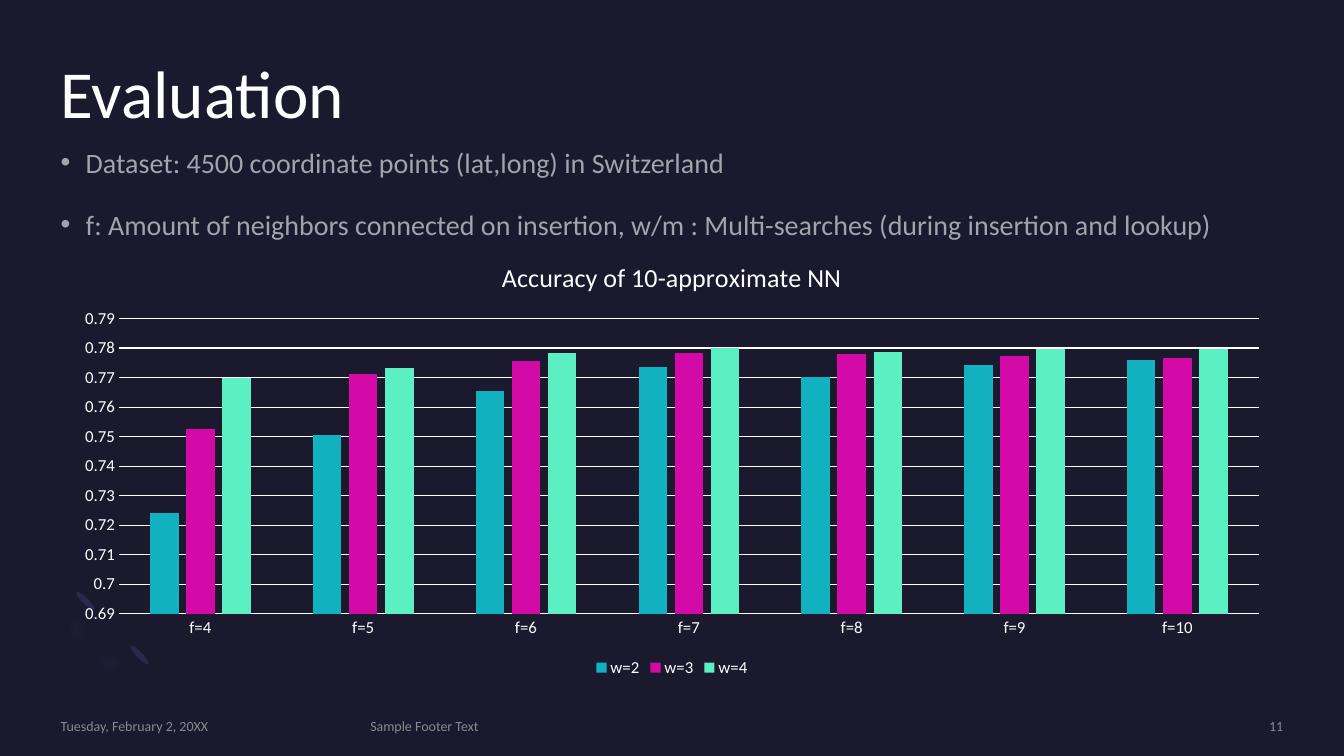
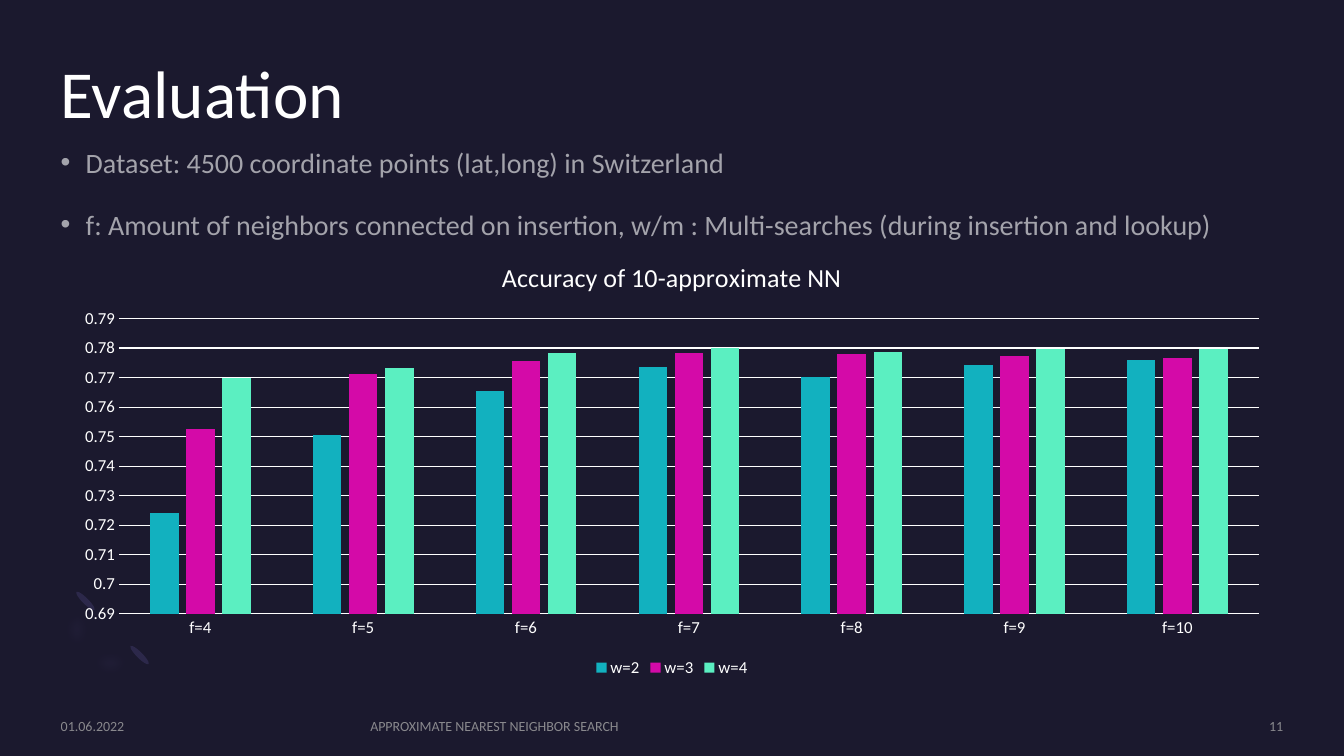
Before and after one commit to Ra0R/approximate-nearest-neighbor, a slide deck: slide 11 of presentation.pptx. Drawn at 1344x756 pixels with LibreOffice and Linux fonts; fonts in the diff are those of the drawing. Boxes give left, top, right and bottom in pixels: in the first picture for what was removed or moved away, otherwise in the second. Text is boxed around its words. In the diff, an @@ line names an element or a change of style, - is before the commit and + after.

```diff
--- a/presentation.pptx
+++ b/presentation.pptx
@@ text at (61, 722, 125, 731): text changed @@
-Tuesday, February 2, 20XX
+01.06.2022
@@ text at (370, 722, 619, 731): text changed @@
-Sample Footer Text
+APPROXIMATE NEAREST NEIGHBOR SEARCH
```
Also in this commit, not shown: 12 other slides changed, 1 slide added, 1 slide removed, 2 other files.
